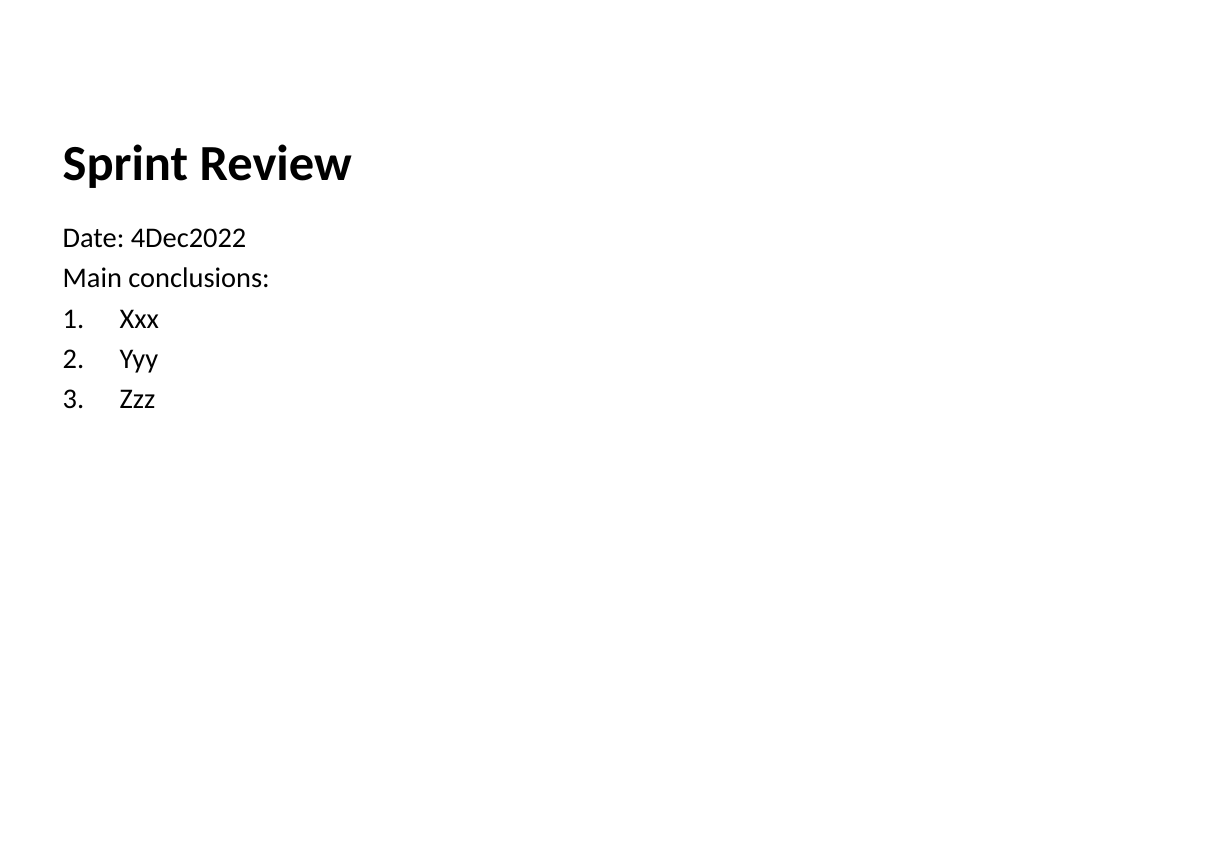
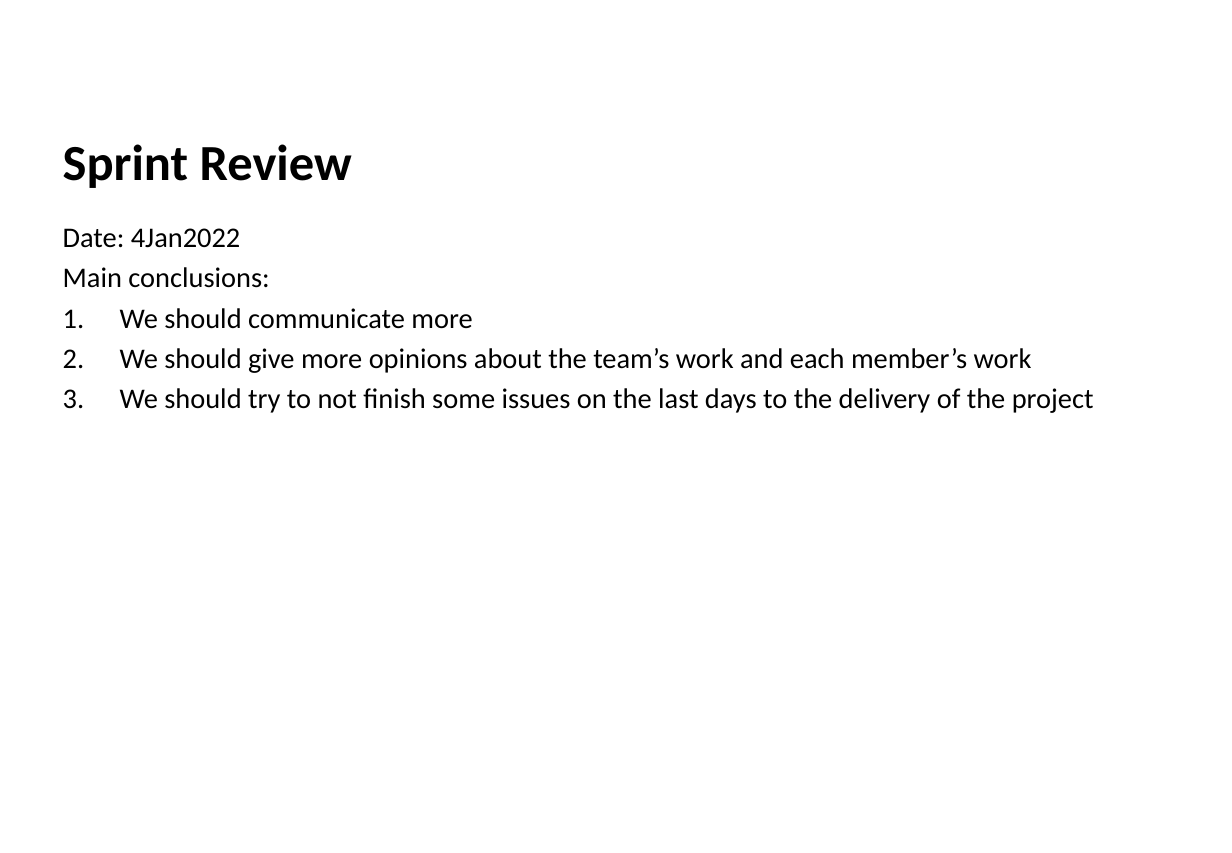
Before and after one commit to Diogosadias/LEI_PI_SEM3, a slide deck: slide 9 of docs/Sprint3/LAPR3 - Sprint 3 Status Report.pptx. Drawn at 1232x853 pixels with LibreOffice and Linux fonts; fonts in the diff are those of the drawing; background and template pictures are left out. Boxes give left, top, right and bottom in pixels: in the first picture for what was removed or moved away, otherwise in the second. Text is boxed around its words. In the diff, an @@ line names an element or a change of style, - is before the commit and + after.

```diff
--- a/docs/Sprint3/LAPR3 - Sprint 3 Status Report.pptx
+++ b/docs/Sprint3/LAPR3 - Sprint 3 Status Report.pptx
@@ text at <box>63,228,241,248</box>: text changed @@
-Date: 4Dec2022
+Date: 4Jan2022
@@ text at <box>120,308,1094,413</box>: text changed @@
-1. Xxx
-2. Yyy
-3. Zzz
+1. We should communicate more
+2. We should give more opinions about the team’s work and each member’s work
+3. We should try to not finish some issues on the last days to the delivery of the project
```
Also in this commit, not shown: 8 other slides changed.
